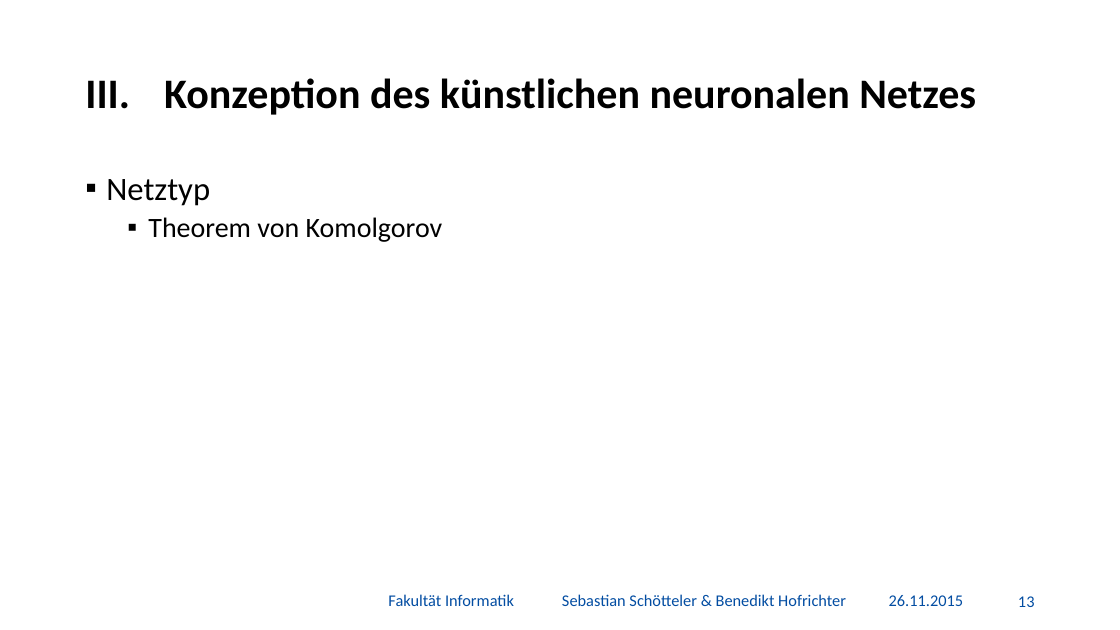
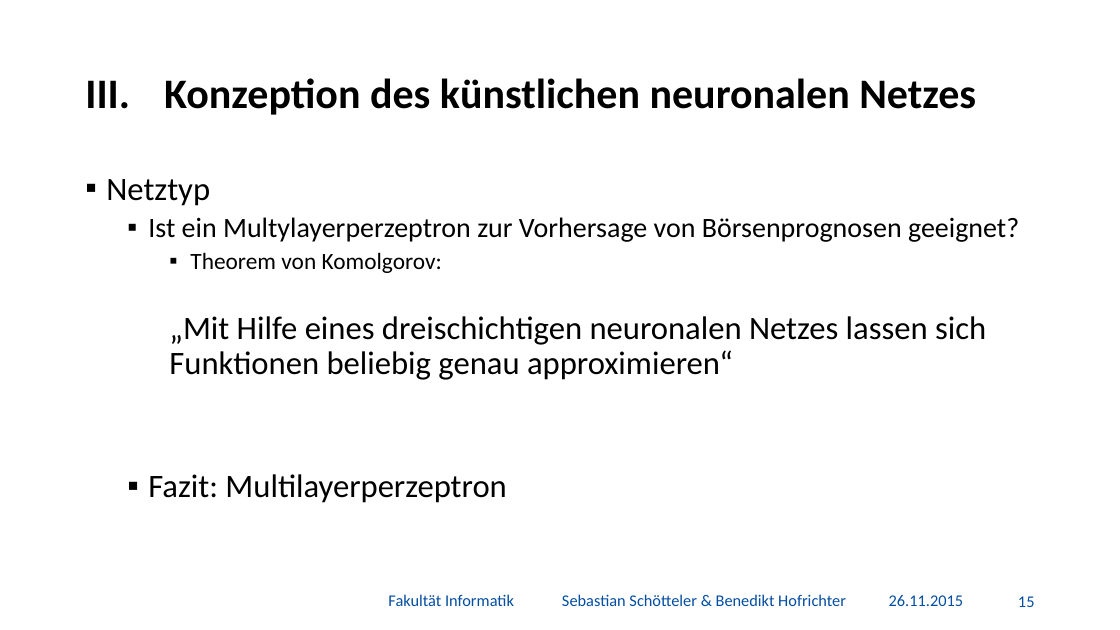
Before and after one commit to BenediktGitGit/soco15, a slide deck: slide 16 of 3b) Vortrag/Präsentation.pptx (slide 14 before the commit). Drawn at 1120x630 pixels with LibreOffice and Linux fonts; fonts in the diff are those of the drawing; background and template pictures are left out. Boxes give left, top, right and bottom in pixels: in the first picture for what was removed or moved away, otherwise in the second. Text is boxed around its words. In the diff, an @@ line names an element or a change of style, - is before the commit and + after.

```diff
--- a/3b) Vortrag/Präsentation.pptx
+++ b/3b) Vortrag/Präsentation.pptx
@@ text at box(148, 217, 1019, 503): text changed; size 24 to 28 pt @@
-  ▪ Theorem von Komolgorov
+  ▪ Ist ein Multylayerperzeptron zur Vorhersage von Börsenprognosen geeignet?
+    ▪ Theorem von Komolgorov:
+    „Mit Hilfe eines dreischichtigen neuronalen Netzes lassen sich Funktionen beliebig genau approximieren“
+  ▪ Fazit: Multilayerperzeptron
@@ page number at box(1018, 596, 1035, 607): text changed @@
-13
+15
```
Also in this commit, not shown: 5 other slides changed, 1 slide added.
